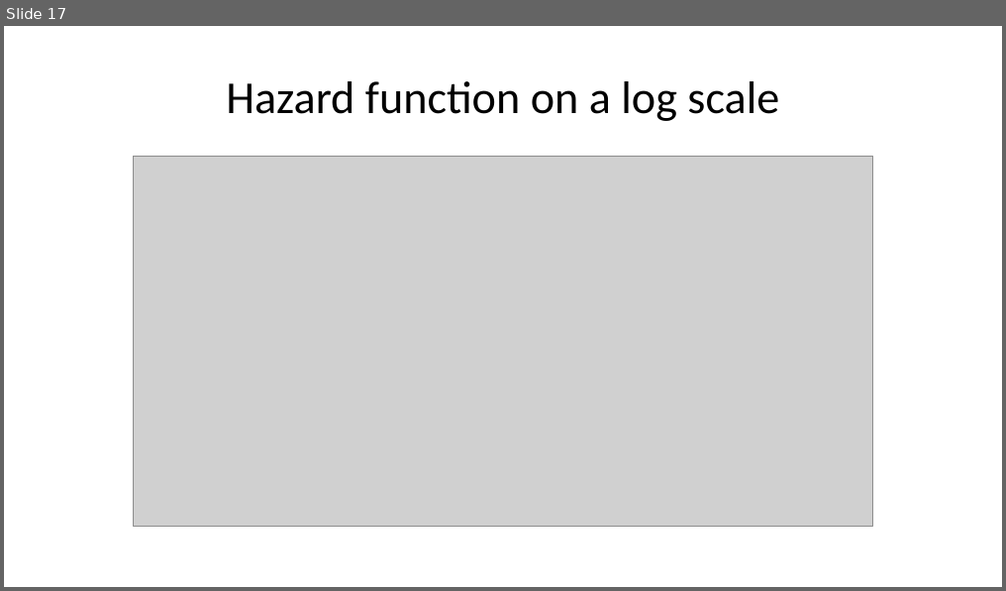
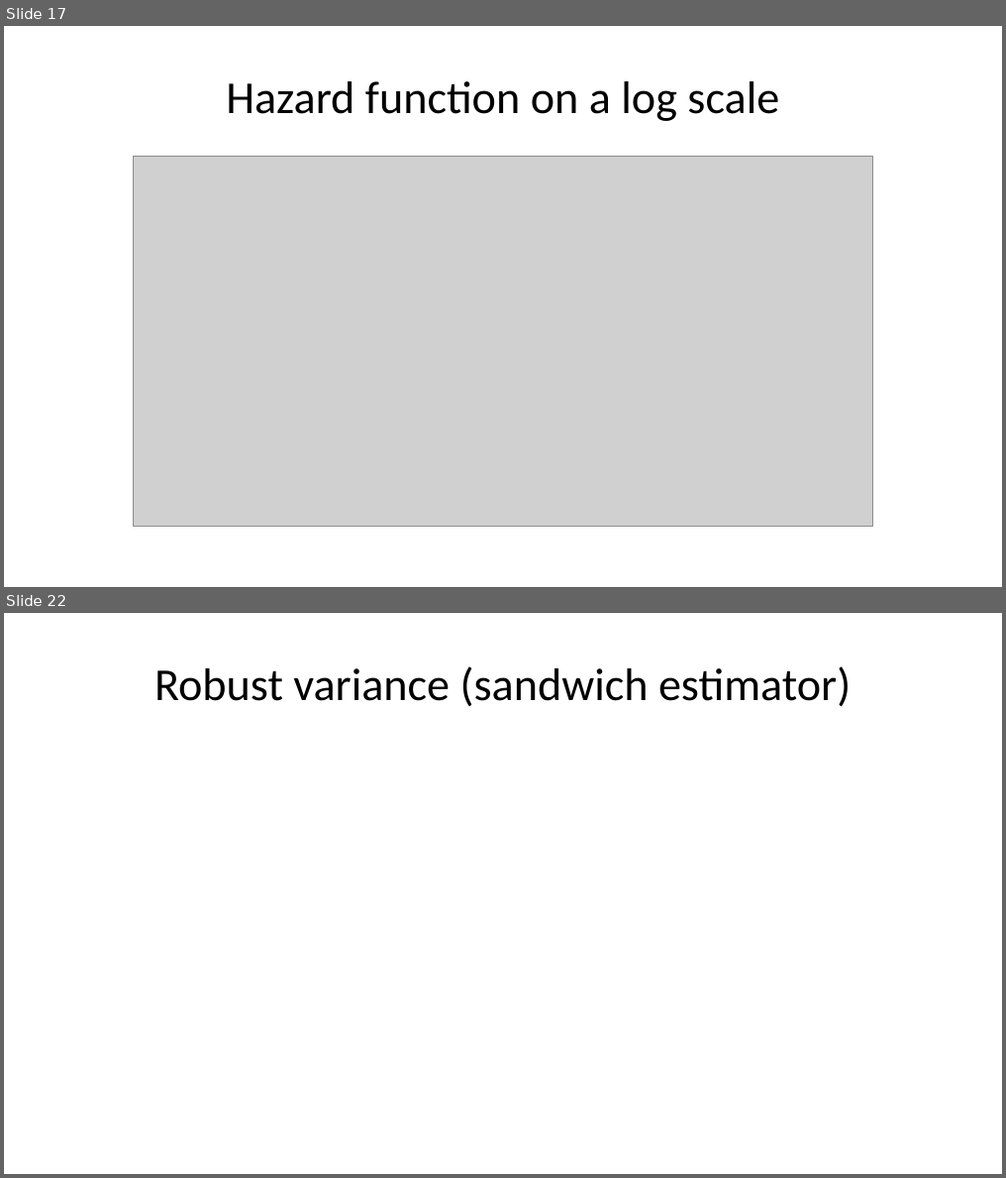
Before and after one commit to pmean/talks, a slide deck: frailty/frailty.pptx. Shown one above the other, each under a label of ours: slide 17 before the commit, slides 17 and 22 after it; the slides between them are not shown. The pictures are 1006x591 and 1006x1178 pixels, drawn with LibreOffice and Linux fonts; fonts in the diff are those of the drawing; grey boxes stand for pictures. Boxes give left, top, right and bottom in pixels: in the first picture for what was removed or moved away, otherwise in the second. Text is boxed around its words. In the diff, an @@ line names an element or a change of style, - is before the commit and + after.

```diff
--- a/frailty/frailty.pptx
+++ b/frailty/frailty.pptx
@@ slide 22 added at (4,613,1002,1174), background #FFFFFF @@
@@ title added at (154,666,850,707), 33 pt, text #000000 @@
+Robust variance (sandwich estimator)
```
Also in this commit, not shown: 2 slides changed, 4 other slides added, 2 slides removed, 1 other file.
